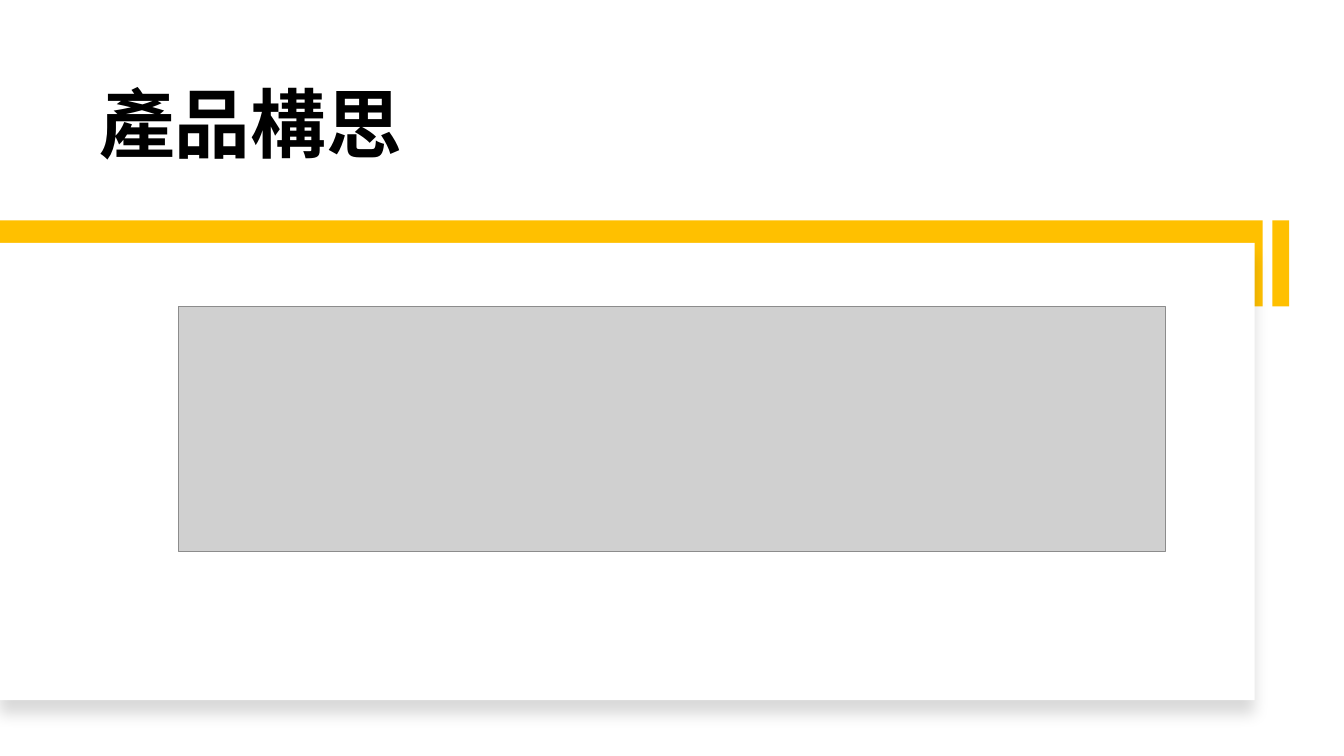
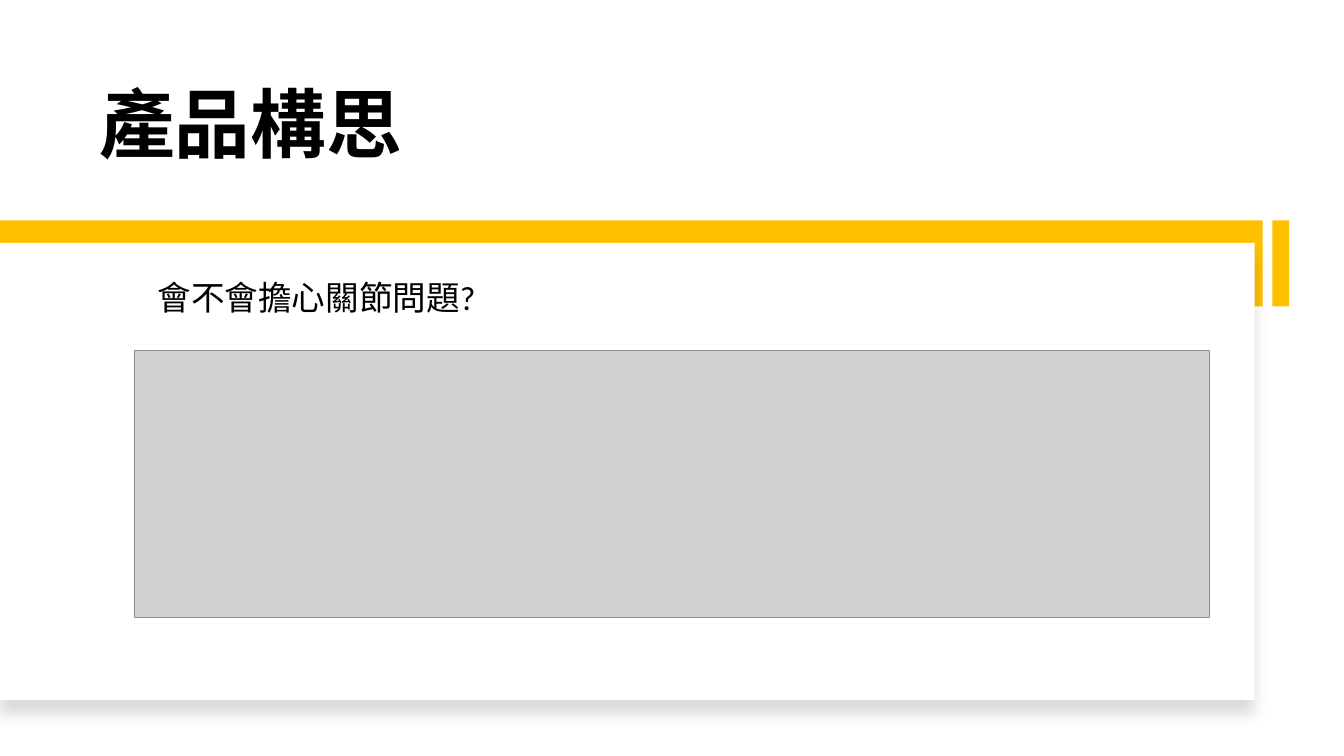
Before and after one commit to michaelchen1225/-, a slide deck: slide 6 of 整合/報告/產品報告.pptx. Drawn at 1344x756 pixels with LibreOffice and Linux fonts; fonts in the diff are those of the drawing; grey boxes stand for pictures. Boxes give left, top, right and bottom in pixels: in the first picture for what was removed or moved away, otherwise in the second. Text is boxed around its words. In the diff, an @@ line names an element or a change of style, - is before the commit and + after.

```diff
--- a/整合/報告/產品報告.pptx
+++ b/整合/報告/產品報告.pptx
@@ text added at bbox=[158, 281, 476, 313], 24 pt, text #000000 @@
+會不會擔心關節問題?
@@ picture: place and size @@
-picture at bbox=[178, 307, 1165, 552]
+picture at bbox=[134, 351, 1210, 618]
```
Also in this commit, not shown: 5 other slides changed, 1 slide added, 1 slide removed, 1 other file.
